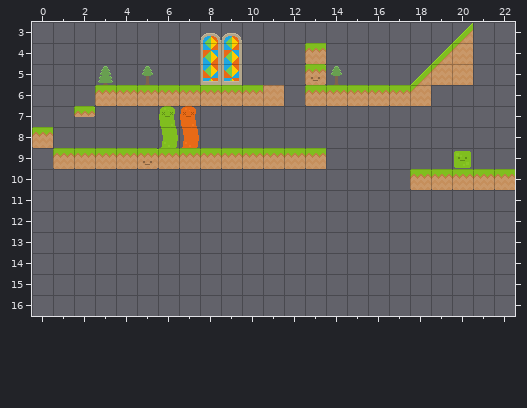
A Tiled map gets an edit: levels/level1.tmx. The first picture shows the starting point.
Cells are 21x21 px. Shown: x 0..22, y 3..16.
New version:
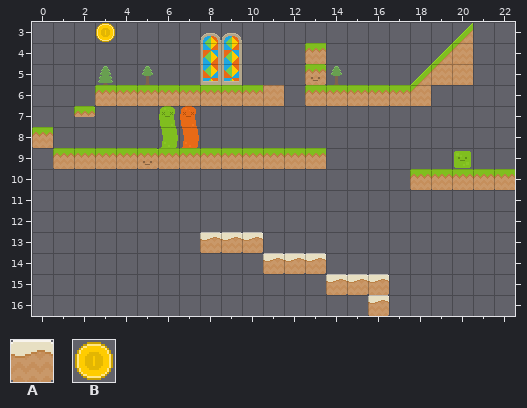
Key: from "tiles": A 1, B 179.
_ is an empty cell.
Edits made:
Layer "Foreground":
There is now tile A in row 13 at x 8 to 10; in row 14 at x 11 to 13; in row 15 at x 14 to 16; in row 16 at x 16.
There is now tile B in row 3 at x 3.
